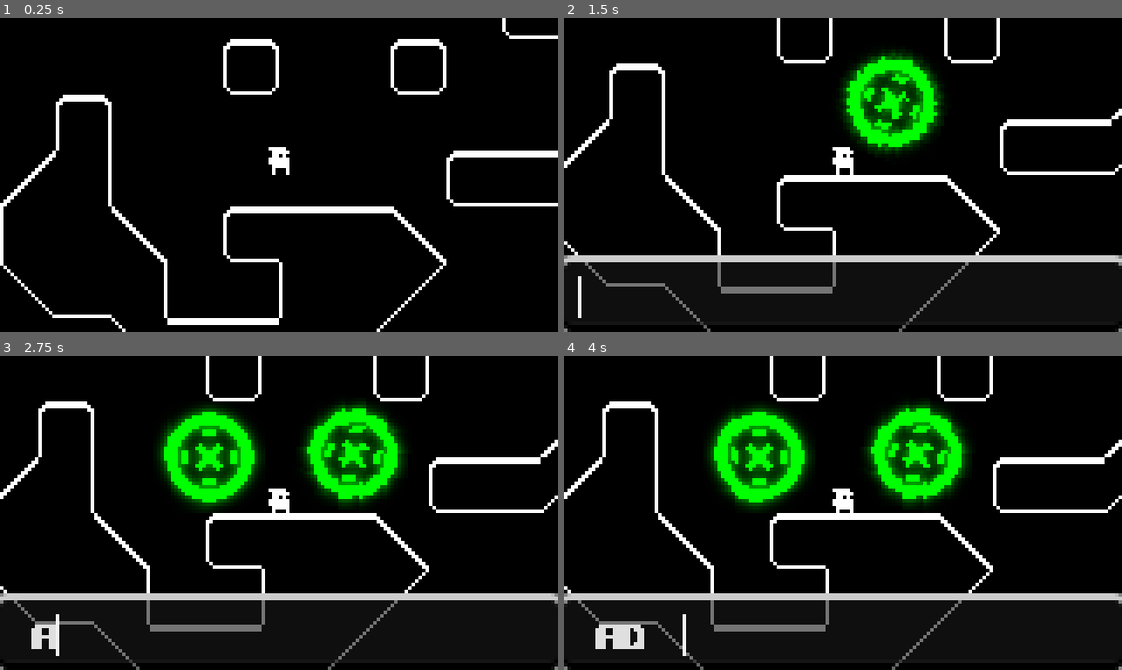
Above: before the commit, frames 1-4 (two rows, left to right).
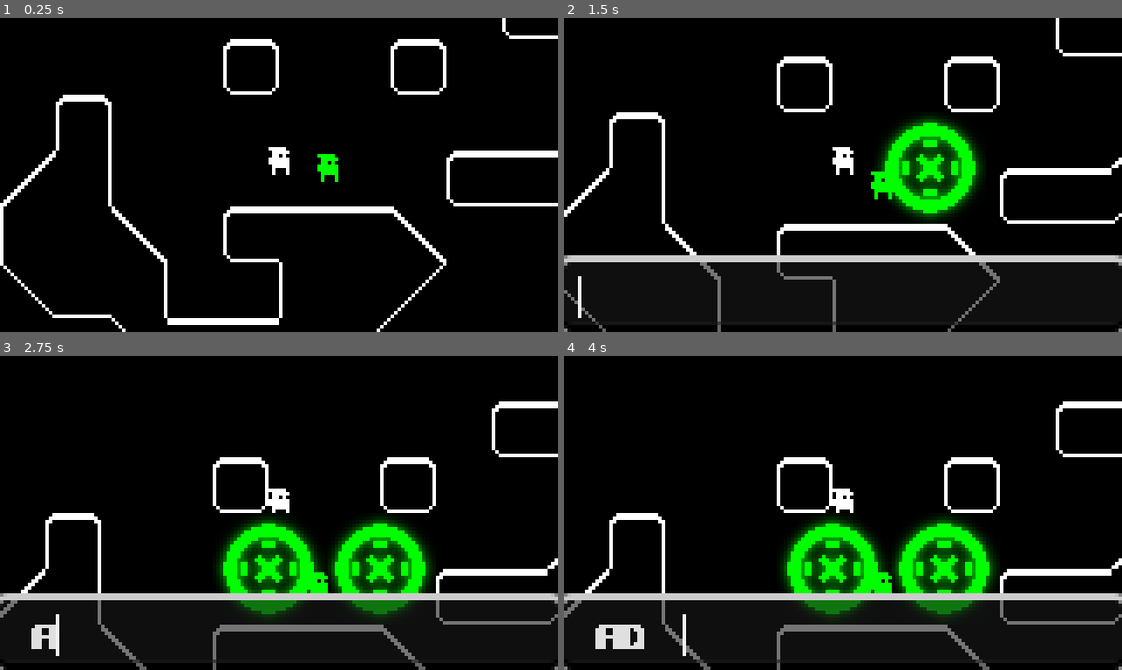
Above: after the commit, the same moments.

Repository: Bool-Pug/Arrows-Magic
Game: Godot game, scene res://Scenes/gameplay.tscn
The game is run twice, just before and just after one commit, with the same random seed, the same clock (stepped at 60 frames per second) and the same inputs.
Inputs:
- Up to frame 1 (0.25 s): no input
- Up to frame 2 (1.5 s): hold D (move_right) from 0.53 s (still down); tap Tab (Terminal_Open) at 0.6, 1.35 s; tap Space (jump) at 0.77 s; tap Enter at 1.25 s
- Up to frame 3 (2.75 s): tap Space (jump) at 1.52 s; release D (move_right) at 2.03 s; hold A (move_left) from 2.03 s (still down); tap Tab (Terminal_Open) at 2.1 s
- Up to frame 4 (4 s): release A (move_left) at 2.78 s; hold D (move_right) from 2.78 s (still down); tap Tab (Terminal_Open) at 2.85, 3.6 s; tap Space (jump) at 3.02, 3.77 s

The runs differ from the first frame. In frame 1, 0.2% of the frame differs, in the area x 56-61%, y 43-53%; in frame 2, 16%; in frame 3, 25%; in frame 4, 25%, in the area x 0-100%, y 0-100%.

Commit message:
added a test dummy with health, and damage to the bolt projectile, working on making the bolt face the same direction as the player

Diff:
--- /dev/null
+++ b/Scenes/Components/damage.tscn
@@ -0,0 +1,6 @@
+[gd_scene load_steps=2 format=3 uid="uid://cm63otkwsh4mj"]
+
+[ext_resource type="Script" uid="uid://di3hdnh2tjspp" path="res://Scripts/Components/damage.gd" id="1_mq4m7"]
+
+[node name="Damage" type="Node"]
+script = ExtResource("1_mq4m7")
--- /dev/null
+++ b/Scenes/Components/health.tscn
@@ -0,0 +1,6 @@
+[gd_scene load_steps=2 format=3 uid="uid://bsl5iwbqlvnw5"]
+
+[ext_resource type="Script" uid="uid://oun2t0lg0sb6" path="res://Scripts/Components/health.gd" id="1_mahij"]
+
+[node name="Health" type="Node"]
+script = ExtResource("1_mahij")
--- /dev/null
+++ b/Scenes/Composites/Enemies/practice_dummy.tscn
@@ -0,0 +1,18 @@
+[gd_scene load_steps=4 format=3 uid="uid://bbjbx143o4mxp"]
+
+[ext_resource type="PackedScene" uid="uid://bsl5iwbqlvnw5" path="res://Scenes/Components/health.tscn" id="1_gnwxl"]
+[ext_resource type="Texture2D" uid="uid://bjwbq7k8jhe7s" path="res://Assets/PlayerBase.png" id="2_gkn50"]
+
+[sub_resource type="RectangleShape2D" id="RectangleShape2D_ownrm"]
+size = Vector2(6, 8)
+
+[node name="PracticeDummy" type="StaticBody2D"]
+collision_layer = 4
+
+[node name="Health" parent="." instance=ExtResource("1_gnwxl")]
+
+[node name="Sprite2D" type="Sprite2D" parent="."]
+texture = ExtResource("2_gkn50")
+
+[node name="CollisionShape2D" type="CollisionShape2D" parent="."]
+shape = SubResource("RectangleShape2D_ownrm")
--- a/Scenes/Composites/Magic/weakBoltSpell.tscn
+++ b/Scenes/Composites/Magic/weakBoltSpell.tscn
@@ -1,6 +1,7 @@
-[gd_scene load_steps=6 format=3 uid="uid://bna3isbt3sm1n"]
+[gd_scene load_steps=7 format=3 uid="uid://bna3isbt3sm1n"]
 
 [ext_resource type="Texture2D" uid="uid://f838qoifvac3" path="res://Assets/Spritesheets/Basic_magic_bolts_spritesheet.png" id="1_6voo0"]
+[ext_resource type="PackedScene" uid="uid://cm63otkwsh4mj" path="res://Scenes/Components/damage.tscn" id="2_sc0u2"]
 
 [sub_resource type="RectangleShape2D" id="RectangleShape2D_c3td7"]
 size = Vector2(16, 4)
@@ -30,7 +31,11 @@
 [node name="WeakBoltSpell" type="Node2D"]
 
 [node name="RigidBody2D" type="RigidBody2D" parent="."]
+collision_layer = 0
+collision_mask = 5
 gravity_scale = 0.0
+contact_monitor = true
+max_contacts_reported = 1
 linear_velocity = Vector2(100, 0)
 linear_damp_mode = 1
 
@@ -40,3 +45,5 @@
 [node name="AnimatedSprite2D" type="AnimatedSprite2D" parent="RigidBody2D"]
 sprite_frames = SubResource("SpriteFrames_jnqoq")
 frame_progress = 0.06206813
+
+[node name="Damage" parent="." instance=ExtResource("2_sc0u2")]
--- a/Scenes/Composites/player.tscn
+++ b/Scenes/Composites/player.tscn
@@ -110,6 +110,7 @@
 script = SubResource("GDScript_jt2kn")
 
 [node name="BasicCharacterControllerComponent" parent="." instance=ExtResource("1_u6qrk")]
+collision_layer = 2
 floor_stop_on_slope = false
 floor_max_angle = 1.0471976
 MOVE_SPEED = 40.0
--- a/Scenes/UIs/terminal_controller.gd
+++ b/Scenes/UIs/terminal_controller.gd
@@ -2,6 +2,7 @@
 
 @onready var line_edit: LineEdit = $Padding/LineEdit
 @onready var player: Node2D = $"../../Player"
+@onready var player_body:CharacterBody2D = $"../../Player/BasicCharacterControllerComponent"
 var terminal_open:bool = false
 
 @export var magic_resources:Array[magic_generic]
@@ -76,9 +77,14 @@
 
 func cast_spell(spell:spell_generic):
 
-	var manifestation = spell.manifestation.instantiate()
+	var manifestation:Node2D = spell.manifestation.instantiate()
 	get_tree().root.add_child(manifestation)
+	manifestation.global_position = player_body.global_position
+	if(player_body.flipped_direction):
+		print("flipping")
+		manifestation.rotate(PI)
 
+		manifestation.get_child(0).velocity.x *= -1
 
 func _on_cast_delay_timer_timeout() -> void:
 	cast_next_in_queue()
--- a/Scenes/gameplay.tscn
+++ b/Scenes/gameplay.tscn
@@ -7,6 +7,7 @@
 [ext_resource type="Resource" uid="uid://dotht2ydbpywh" path="res://Resources/Magic/Spells/generic_spell.tres" id="6_rlidi"]
 [ext_resource type="Script" uid="uid://cjqghl1p8i5lv" path="res://Resources/Magic/magic_generic.gd" id="6_urrcd"]
 [ext_resource type="Resource" uid="uid://byio0ba32nm0t" path="res://Resources/Magic/Spells/weak_bolt.tres" id="7_puebw"]
+[ext_resource type="PackedScene" uid="uid://bbjbx143o4mxp" path="res://Scenes/Composites/Enemies/practice_dummy.tscn" id="9_5h7oy"]
 [ext_resource type="Texture2D" uid="uid://cevc2ar2r60t2" path="res://Assets/16x16EdgeTileset.png" id="9_puebw"]
 
 [sub_resource type="TileSetAtlasSource" id="TileSetAtlasSource_5h7oy"]
@@ -135,4 +136,7 @@
 
 [node name="CastDelayTimer" type="Timer" parent="GameplayUI/Terminal"]
 
+[node name="PracticeDummy" parent="." instance=ExtResource("9_5h7oy")]
+position = Vector2(14, 5)
+
 [connection signal="timeout" from="GameplayUI/Terminal/CastDelayTimer" to="GameplayUI/Terminal" method="_on_cast_delay_timer_timeout"]
--- a/Scripts/Components/basic_character_controller_component.gd
+++ b/Scripts/Components/basic_character_controller_component.gd
@@ -14,6 +14,8 @@
 
 var moveInput = 0.0
 var jumpInput:bool = false
+
+var flipped_direction = false
 
 
 func _physics_process(delta: float) -> void:
@@ -46,6 +48,7 @@
 	if moveInput:
 		velocity.x = move_toward(velocity.x,moveInput*MOVE_SPEED,MOVE_ACCELERATION)
 		sprite_2d.flip_h = velocity.x<0
+		flipped_direction = sprite_2d.flip_h
 		if(!jumpInput && (sprite_2d.animation == "landing" && sprite_2d.frame == 1) or sprite_2d.animation == "idle"):
 
 			sprite_2d.play("walk")
--- /dev/null
+++ b/Scripts/Components/damage.gd
@@ -0,0 +1,11 @@
+extends Node
+@export var damage:int = 20
+@export var destroy_parent_on_collision:bool = true
+
+
+func _on_physics_body_2d_body_entered(body: Node) -> void:
+	var health = body.get_parent().find_child("Health")
+	if(health):
+		health.take_damage(damage)
+	get_parent().queue_free()
+	pass # Replace with function body.
--- /dev/null
+++ b/Scripts/Components/health.gd
@@ -0,0 +1,19 @@
+extends Node
+@export var max_health:int = 100
+@export var health:int = 50
+@export var start_at_max = true
+@export var destroy_parent_on_death = true
+
+# Called when the node enters the scene tree for the first time.
+func _ready() -> void:
+	if(start_at_max):
+		health = max_health
+
+
+## Called every frame. 'delta' is the elapsed time since the previous frame.
+#func _process(delta: float) -> void:
+	#pass
+func take_damage(damage:int):
+	health -= damage
+	if(health <= 0):
+		get_parent().queue_free()
Not shown: 1 places in Scenes/gameplay.tscn that only renumber resources
Not shown, added: Scripts/Components/damage.gd.uid
Not shown, added: Scripts/Components/health.gd.uid
Not shown, added: notes.md
